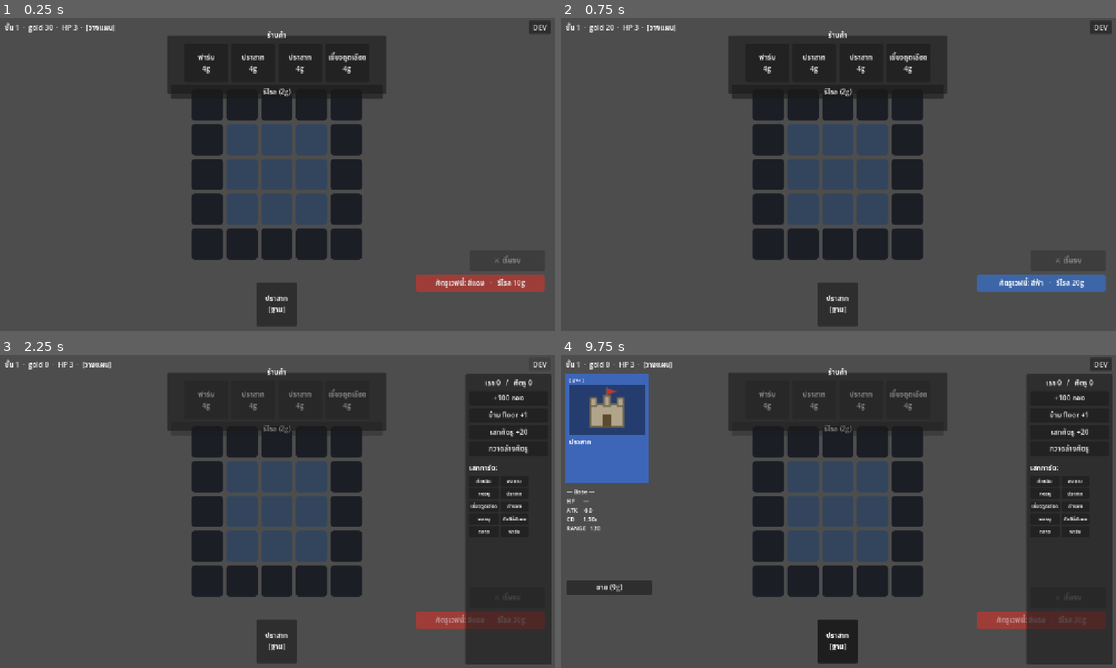
Above: before the commit, frames 1-4 (two rows, left to right).
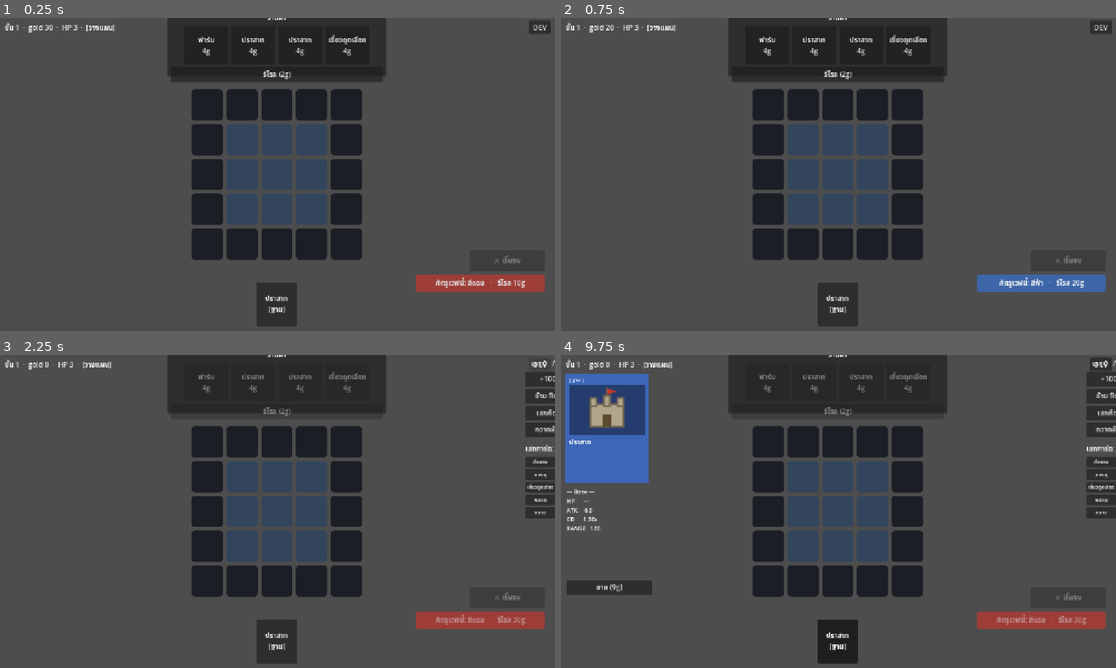
Above: after the commit, the same moments.

Repository: lnwextra2/9-Kings-at-home
Game: Godot game, scene res://scenes/main.tscn
Same seed, same stepped clock (60 frames per second), same inputs: the game is played once before the commit and once after it.
Inputs (mouse positions are in pixels of both pictures, inside the frame that each line leads up to):
- Up to frame 1 (0.25 s): no input
- Up to frame 2 (0.75 s): click "ศัตรูเวฟนี้: สีแดง · รีโรล 10g" at 0.5 s
- Up to frame 3 (2.25 s): click "ศัตรูเวฟนี้: สีฟ้า · รีโรล 20g" at 1.25 s; click "DEV" at 2 s
- Up to frame 4 (9.75 s): click (805, 477) at 2.77 s; click (838, 477) at 3.52 s; click (871, 477) at 4.27 s; click (805, 511) at 5.02 s; click (838, 511) at 5.77 s; click (871, 511) at 6.52 s; click (805, 545) at 7.27 s; click (838, 545) at 8.02 s; click (871, 545) at 8.77 s; click "ปราสาท [ฐาน]" at 9.5 s

The runs differ from the first frame. In frame 1, 4.2% of the frame differs, in the area x 30-70%, y 0-26%; in frame 2, 4.2%; in frame 3, 16%; in frame 4, 16%, in the area x 30-100%, y 0-99%.

Commit message:
chore: editor re-save of main.tscn (uids + anchor presets)
Co-Authored-By: Claude Opus 4.8 <noreply@anthropic.com>

Diff:
--- a/new-game-project/scenes/main.tscn
+++ b/new-game-project/scenes/main.tscn
@@ -1,15 +1,15 @@
-[gd_scene load_steps=9 format=3 uid="uid://dak0main0v"]
+[gd_scene format=3 uid="uid://dak0main0v"]
 
-[ext_resource type="Script" path="res://scenes/main.gd" id="1"]
-[ext_resource type="PackedScene" path="res://scenes/planning/board_view.tscn" id="2"]
-[ext_resource type="PackedScene" path="res://scenes/planning/hand_view.tscn" id="3"]
-[ext_resource type="Script" path="res://scenes/battle/battlefield_view.gd" id="4"]
-[ext_resource type="PackedScene" path="res://scenes/planning/card_panel.tscn" id="5"]
-[ext_resource type="PackedScene" path="res://scenes/planning/shop_view.tscn" id="6"]
-[ext_resource type="PackedScene" path="res://scenes/planning/reward_view.tscn" id="7"]
-[ext_resource type="PackedScene" path="res://scenes/planning/debug_view.tscn" id="8"]
+[ext_resource type="Script" uid="uid://cb6foccrdn1cv" path="res://scenes/main.gd" id="1"]
+[ext_resource type="PackedScene" uid="uid://dak0board0v" path="res://scenes/planning/board_view.tscn" id="2"]
+[ext_resource type="PackedScene" uid="uid://dak0hand0v" path="res://scenes/planning/hand_view.tscn" id="3"]
+[ext_resource type="Script" uid="uid://dfklmhsemhl8b" path="res://scenes/battle/battlefield_view.gd" id="4"]
+[ext_resource type="PackedScene" uid="uid://j50ukgkdev0n" path="res://scenes/planning/card_panel.tscn" id="5"]
+[ext_resource type="PackedScene" uid="uid://b3e547tcs46b0" path="res://scenes/planning/shop_view.tscn" id="6"]
+[ext_resource type="PackedScene" uid="uid://cvcabes3ea6ad" path="res://scenes/planning/reward_view.tscn" id="7"]
+[ext_resource type="PackedScene" uid="uid://j64e1657e70n" path="res://scenes/planning/debug_view.tscn" id="8"]
 
-[node name="Main" type="Control"]
+[node name="Main" type="Control" unique_id=1355908067]
 layout_mode = 3
 anchors_preset = 15
 anchor_right = 1.0
@@ -18,11 +18,11 @@
 grow_vertical = 2
 script = ExtResource("1")
 
-[node name="Battlefield" type="Node2D" parent="."]
+[node name="Battlefield" type="Node2D" parent="." unique_id=1164217879]
 visible = false
 script = ExtResource("4")
 
-[node name="Planning" type="Control" parent="."]
+[node name="Planning" type="Control" parent="." unique_id=952285170]
 layout_mode = 1
 anchors_preset = 15
 anchor_right = 1.0
@@ -30,19 +30,18 @@
 grow_horizontal = 2
 grow_vertical = 2
 
-[node name="BoardView" parent="Planning" instance=ExtResource("2")]
+[node name="BoardView" parent="Planning" unique_id=508544750 instance=ExtResource("2")]
 layout_mode = 1
 
-[node name="HandView" parent="Planning" instance=ExtResource("3")]
+[node name="HandView" parent="Planning" unique_id=820990282 instance=ExtResource("3")]
 layout_mode = 1
 
-[node name="CardPanel" parent="Planning" instance=ExtResource("5")]
-layout_mode = 1
+[node name="CardPanel" parent="Planning" unique_id=2088957359 instance=ExtResource("5")]
 
-[node name="ShopView" parent="Planning" instance=ExtResource("6")]
-layout_mode = 1
+[node name="ShopView" parent="Planning" unique_id=1721216757 instance=ExtResource("6")]
+anchors_preset = 5
 
-[node name="FightButton" type="Button" parent="Planning"]
+[node name="FightButton" type="Button" parent="Planning" unique_id=1488184177]
 layout_mode = 1
 anchors_preset = 3
 anchor_left = 1.0
@@ -57,8 +56,9 @@
 grow_vertical = 0
 text = "⚔️ เริ่มรบ"
 
-[node name="ColorButton" type="Button" parent="Planning"]
+[node name="ColorButton" type="Button" parent="Planning" unique_id=1055131036]
 layout_mode = 1
+anchors_preset = 3
 anchor_left = 1.0
 anchor_top = 1.0
 anchor_right = 1.0
@@ -71,7 +71,7 @@
 grow_vertical = 0
 text = "ศัตรูเวฟ"
 
-[node name="TopBar" type="Label" parent="."]
+[node name="TopBar" type="Label" parent="." unique_id=1510625430]
 layout_mode = 1
 offset_left = 14.0
 offset_top = 10.0
@@ -79,8 +79,9 @@
 offset_bottom = 36.0
 text = "loading..."
 
-[node name="DevButton" type="Button" parent="."]
+[node name="DevButton" type="Button" parent="." unique_id=389736698]
 layout_mode = 1
+anchors_preset = 1
 anchor_left = 1.0
 anchor_right = 1.0
 offset_left = -60.0
@@ -90,15 +91,15 @@
 grow_horizontal = 0
 text = "DEV"
 
-[node name="RewardView" parent="." instance=ExtResource("7")]
+[node name="RewardView" parent="." unique_id=359517956 instance=ExtResource("7")]
 visible = false
 layout_mode = 1
 
-[node name="DebugView" parent="." instance=ExtResource("8")]
+[node name="DebugView" parent="." unique_id=699110700 instance=ExtResource("8")]
 visible = false
-layout_mode = 1
+anchors_preset = 11
 
-[node name="ResultOverlay" type="Control" parent="."]
+[node name="ResultOverlay" type="Control" parent="." unique_id=232247375]
 visible = false
 layout_mode = 1
 anchors_preset = 15
@@ -107,7 +108,7 @@
 grow_horizontal = 2
 grow_vertical = 2
 
-[node name="Dim" type="ColorRect" parent="ResultOverlay"]
+[node name="Dim" type="ColorRect" parent="ResultOverlay" unique_id=1456433211]
 layout_mode = 1
 anchors_preset = 15
 anchor_right = 1.0
@@ -116,7 +117,7 @@
 grow_vertical = 2
 color = Color(0, 0, 0, 0.5)
 
-[node name="Panel" type="Panel" parent="ResultOverlay"]
+[node name="Panel" type="Panel" parent="ResultOverlay" unique_id=2055055806]
 layout_mode = 1
 anchors_preset = 8
 anchor_left = 0.5
@@ -130,7 +131,7 @@
 grow_horizontal = 2
 grow_vertical = 2
 
-[node name="VBox" type="VBoxContainer" parent="ResultOverlay/Panel"]
+[node name="VBox" type="VBoxContainer" parent="ResultOverlay/Panel" unique_id=488288310]
 layout_mode = 1
 anchors_preset = 15
 anchor_right = 1.0
@@ -144,11 +145,11 @@
 theme_override_constants/separation = 18
 alignment = 1
 
-[node name="ResultLabel" type="Label" parent="ResultOverlay/Panel/VBox"]
+[node name="ResultLabel" type="Label" parent="ResultOverlay/Panel/VBox" unique_id=1053078273]
 layout_mode = 2
 text = "ผล"
 horizontal_alignment = 1
 
-[node name="ContinueButton" type="Button" parent="ResultOverlay/Panel/VBox"]
+[node name="ContinueButton" type="Button" parent="ResultOverlay/Panel/VBox" unique_id=484494]
 layout_mode = 2
 text = "ต่อไป ▶"
